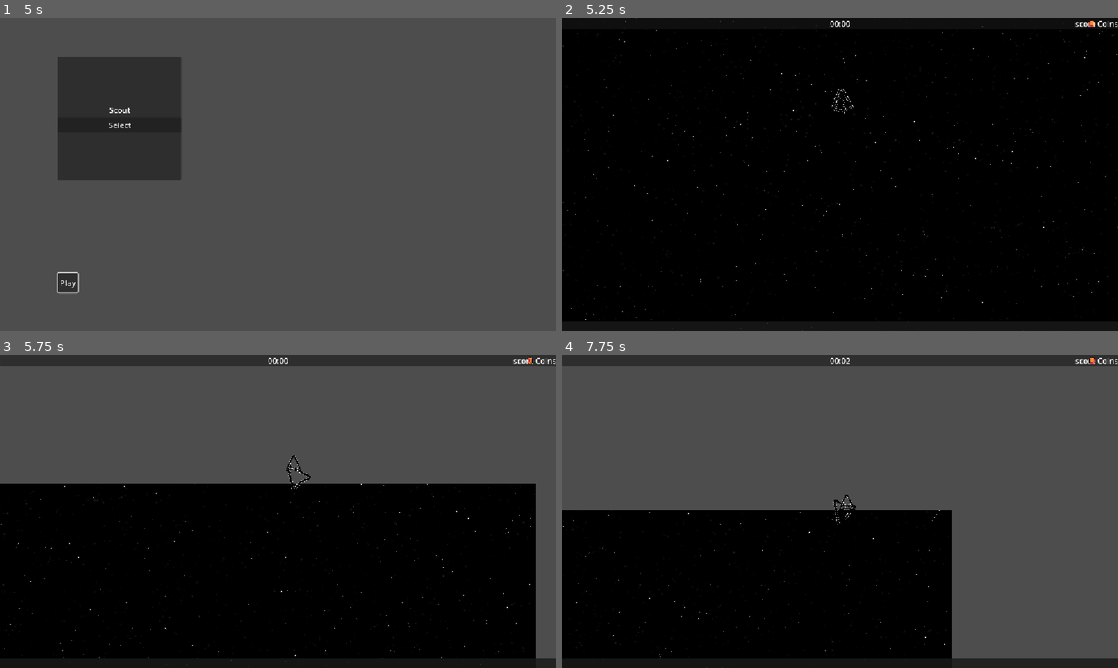
Above: before the commit, frames 1-4 (two rows, left to right).
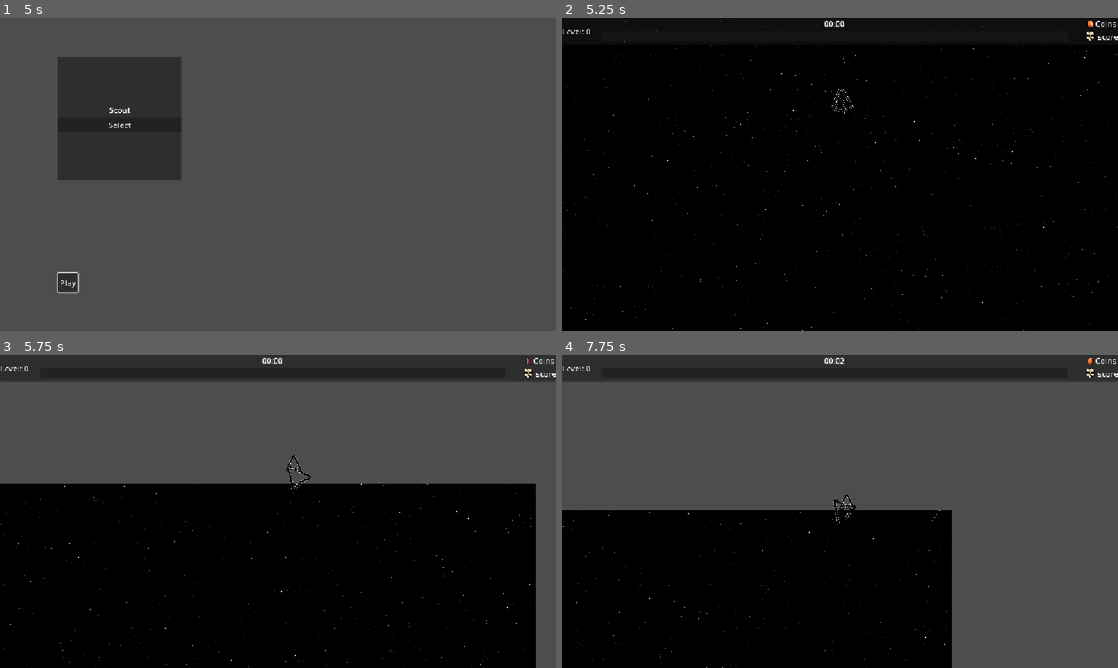
Above: after the commit, the same moments.

Repository: Savo-Consortium-of-Education/tatu-loppuprojekti
Game: Godot game, scene res://scenes/menus/main_menu.tscn
Same seed, same stepped clock (60 frames per second), same inputs: the game is played once before the commit and once after it.
Inputs (mouse positions are in pixels of both pictures, inside the frame that each line leads up to):
- Up to frame 1 (5 s): click "Play" at 0.5 s; click "Play" at 1.25 s; click "Play" at 2 s; click "Select" at 2.75 s; tap Enter at 3.5 s; move the mouse to (400, 158) at 3.52 s; hold D (move_right) 3.53-4.28 s; hold Right mouse button (boost) 3.53-4.28 s; tap Space at 4.25 s; move the mouse to (166, 190) at 4.27 s; hold Down (move_down) from 4.28 s (still down); right-click (166, 190) at 4.35 s
- Up to frame 2 (5.25 s): tap Enter at 5 s; move the mouse to (895, 105) at 5.02 s; release Down (move_down) at 5.03 s; hold D (move_right) from 5.03 s (still down); hold Right mouse button (boost) from 5.03 s (still down)
- Up to frame 3 (5.75 s): keep holding D (move_right); keep holding Right mouse button (boost)
- Up to frame 4 (7.75 s): move the mouse to (856, 473) at 5.77 s; release D (move_right) at 5.78 s; release Right mouse button (boost) at 5.78 s; hold W (move_up) 5.78-6.53 s; right-click (856, 473) at 5.85 s; move the mouse to (1006, 558) at 6.52 s; hold Right mouse button (boost) 6.53-7.28 s; hold Left (move_left) from 6.53 s (still down); move the mouse to (673, 464) at 7.27 s; right-click (673, 464) at 7.35 s

Frame 1 is identical in both runs. In frame 2, 0.3% of the frame differs, in the area x 0-100%, y 0-100%; in frame 3, 4.9%; in frame 4, 5.8%.

Commit message:
hud changes

Diff:
--- a/scenes/ui/hud.tscn
+++ b/scenes/ui/hud.tscn
@@ -2,6 +2,7 @@
 
 [ext_resource type="Texture2D" uid="uid://raqlu6hh4bw6" path="res://assets/Coin/coin1_16x16.png" id="1_0mwgc"]
 [ext_resource type="Script" uid="uid://xhvcsy0ye0qb" path="res://scripts/ui/hud.gd" id="1_hqnrr"]
+[ext_resource type="Texture2D" uid="uid://c7chgm7inwbx7" path="res://assets/Skull/Skull_Old.png" id="3_bo48s"]
 
 [sub_resource type="AtlasTexture" id="AtlasTexture_hqnrr"]
 atlas = ExtResource("1_0mwgc")
@@ -113,24 +114,11 @@
 }],
 "loop": 1,
 "name": &"default",
-"speed": 5.0
+"speed": 10.0
 }]
 
 [node name="Hud" type="CanvasLayer" unique_id=1693138881]
 script = ExtResource("1_hqnrr")
-
-[node name="LevelContainer" type="PanelContainer" parent="." unique_id=341420283]
-anchors_preset = 12
-anchor_top = 1.0
-anchor_right = 1.0
-anchor_bottom = 1.0
-offset_top = -20.0
-grow_horizontal = 2
-grow_vertical = 0
-size_flags_horizontal = 3
-
-[node name="Level" type="Panel" parent="LevelContainer" unique_id=1954577815]
-layout_mode = 2
 
 [node name="PanelContainer" type="PanelContainer" parent="." unique_id=960770737]
 anchors_preset = 10
@@ -138,35 +126,68 @@
 offset_bottom = 20.0
 grow_horizontal = 2
 
-[node name="Time" type="Label" parent="PanelContainer" unique_id=1709015249]
+[node name="FlowContainer" type="FlowContainer" parent="PanelContainer" unique_id=2042899978]
+layout_mode = 2
+
+[node name="Label" type="Label" parent="PanelContainer/FlowContainer" unique_id=790334156]
+layout_mode = 2
+text = "Level: 0"
+vertical_alignment = 2
+
+[node name="LevelContainer" type="MarginContainer" parent="PanelContainer/FlowContainer" unique_id=1806044580]
+layout_mode = 2
+size_flags_horizontal = 3
+theme_override_constants/margin_left = 20
+theme_override_constants/margin_right = 32
+theme_override_constants/margin_bottom = 8
+
+[node name="VBoxContainer" type="VBoxContainer" parent="PanelContainer/FlowContainer/LevelContainer" unique_id=1297752338]
+layout_mode = 2
+
+[node name="Time" type="Label" parent="PanelContainer/FlowContainer/LevelContainer/VBoxContainer" unique_id=1709015249]
 unique_name_in_owner = true
 layout_mode = 2
 text = "time"
 horizontal_alignment = 1
 
-[node name="HBoxContainer" type="HBoxContainer" parent="PanelContainer" unique_id=1299587273]
+[node name="Level" type="Panel" parent="PanelContainer/FlowContainer/LevelContainer/VBoxContainer" unique_id=1954577815]
+custom_minimum_size = Vector2(0, 20)
+layout_mode = 2
+size_flags_vertical = 4
+
+[node name="HBoxContainer" type="HBoxContainer" parent="PanelContainer/FlowContainer" unique_id=1299587273]
 layout_mode = 2
 alignment = 2
 
-[node name="GridContainer" type="GridContainer" parent="PanelContainer/HBoxContainer" unique_id=1340998484]
+[node name="VBoxContainer" type="VBoxContainer" parent="PanelContainer/FlowContainer/HBoxContainer" unique_id=1075337272]
 layout_mode = 2
-columns = 2
 
-[node name="Score" type="Label" parent="PanelContainer/HBoxContainer/GridContainer" unique_id=1288681742]
-layout_mode = 2
-text = "score"
-horizontal_alignment = 2
-
-[node name="HBoxContainer" type="HBoxContainer" parent="PanelContainer/HBoxContainer/GridContainer" unique_id=800073688]
+[node name="HBoxContainer" type="HBoxContainer" parent="PanelContainer/FlowContainer/HBoxContainer/VBoxContainer" unique_id=800073688]
 layout_mode = 2
 alignment = 2
 
-[node name="AnimatedSprite2D" type="AnimatedSprite2D" parent="PanelContainer/HBoxContainer/GridContainer/HBoxContainer" unique_id=2092734160]
-position = Vector2(-11, 12)
+[node name="Coins" type="Label" parent="PanelContainer/FlowContainer/HBoxContainer/VBoxContainer/HBoxContainer" unique_id=1318847985]
+unique_name_in_owner = true
+layout_mode = 2
+text = "Coins"
+
+[node name="TextureRect" type="TextureRect" parent="PanelContainer/FlowContainer/HBoxContainer/VBoxContainer/HBoxContainer" unique_id=1196000200]
+layout_mode = 2
+
+[node name="AnimatedSprite2D" type="AnimatedSprite2D" parent="PanelContainer/FlowContainer/HBoxContainer/VBoxContainer/HBoxContainer/TextureRect" unique_id=2092734160]
+position = Vector2(-58, 12)
 sprite_frames = SubResource("SpriteFrames_kwnof")
 autoplay = "default"
 
-[node name="Coins" type="Label" parent="PanelContainer/HBoxContainer/GridContainer/HBoxContainer" unique_id=1318847985]
+[node name="HBoxContainer2" type="HBoxContainer" parent="PanelContainer/FlowContainer/HBoxContainer/VBoxContainer" unique_id=264518690]
 layout_mode = 2
-text = "Coins"
-horizontal_alignment = 2
+
+[node name="TextureRect" type="TextureRect" parent="PanelContainer/FlowContainer/HBoxContainer/VBoxContainer/HBoxContainer2" unique_id=2080510116]
+layout_mode = 2
+texture = ExtResource("3_bo48s")
+expand_mode = 2
+
+[node name="Score" type="Label" parent="PanelContainer/FlowContainer/HBoxContainer/VBoxContainer/HBoxContainer2" unique_id=1288681742]
+unique_name_in_owner = true
+layout_mode = 2
+text = "score"
Binary file added: assets/Skull/Skull_Old.png
Not shown, added: assets/Skull/Skull_Old.png.import
Not shown, changed: docs/suunnitelma.docx
Not shown, removed: docs/~$unnitelma.docx
